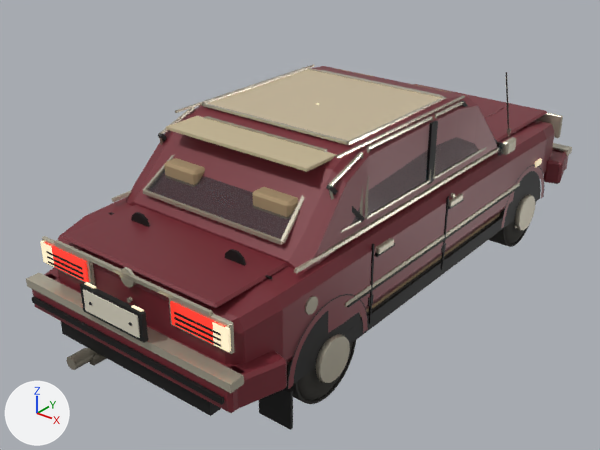
One commit to the glTF model assets/raw/vehicles/car.glb: the scene before it, then after it.
Rendered twice from a 50 mm camera at (3.3, -4.66, 3.18) aimed at (-0.13, -0.38, 0.53). Every picture has the same lights, and +X, +Y and +Z are marked at lower left. The first picture is the older version. Where no turn or scale is listed for an object, it has been applied to the vertices. Vertices at exactly the same position are counted once.

The first picture shows 'Car_Chrome', 'Car_Glass', 'Car_Interior', 'Car_LightR', 'Car_LightW', 'Car_Paint', 'Car_Plate', 'Car_Trim', 'Wheel_FR', 'Wheel_RR' and 1 more.
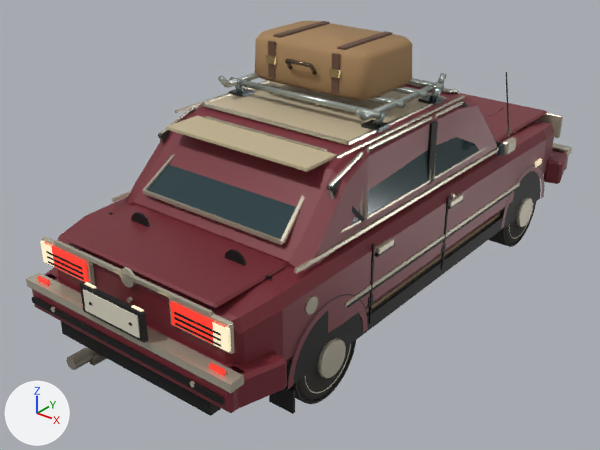
Changed parts and their boxes [x1, y1, x2, y2] in the pictures (600 x 450 px; the box of a moved part takes in the faces that stretch with it):
'Car_Trim', reshaped
    before: [32, 67, 544, 430]
    after: [32, 72, 544, 416]
'Travel case', added
    after: [255, 21, 412, 100]
'Car_Glass', surface changed
    both: [148, 120, 504, 239]
'Car_Interior', reshaped (mostly hidden)
    before: [164, 68, 500, 317]
    after: [166, 116, 500, 317]
'Rain gutter roof rack and hardware', added
    after: [218, 55, 447, 133]
'Leather case straps', added
    after: [268, 21, 392, 93]
part 1 of me_p_125, moved or reshaped (not visible afterwards)
    before: [164, 158, 205, 185]
part 2 of me_p_125, moved or reshaped (not visible afterwards)
    before: [252, 187, 298, 217]
part 3 of me_p_100, added
    after: [37, 276, 50, 286]
part 4 of me_p_100, added
    after: [209, 363, 226, 376]
part 5 of me_p_004, added
    after: [269, 386, 295, 414]
part 6 of me_p_004, moved or reshaped (not visible afterwards)
    before: [259, 388, 293, 430]
part 7 of me_p_004, added
    after: [163, 108, 367, 150]

Edits to the bpy script that builds the scene:
```text
Change mat_carglass:
    mat_carglass.alpha: 0.52 -> 1.0
Add mat_carglass_001:
    mat_carglass_001 = bpy.data.materials.new('CarGlass.001')
    # nodes: BsdfPrincipled, Mix, OutputMaterial, VertexColor
    # colours: dark cyan #2c4247, mixed with the vertex colours
Add mat_case_canvas:
    mat_case_canvas = bpy.data.materials.new('Case canvas')
    mat_case_canvas.use_nodes = True; mat_case_canvas.node_tree.nodes.clear()
    _N = mat_case_canvas.node_tree.nodes; _L = mat_case_canvas.node_tree.links
    n0 = _N.new('ShaderNodeBsdfPrincipled'); n0.name = 'Principled BSDF'
    n0.inputs[2].default_value = 0.86  # 'Roughness'
    n1 = _N.new('ShaderNodeOutputMaterial'); n1.name = 'Material Output'
    n2 = _N.new('ShaderNodeVertexColor'); n2.name = 'Color Attribute'
    _L.new(n0.outputs[0], n1.inputs[0])  # 'BSDF' to 'Surface'
    _L.new(n2.outputs[0], n0.inputs[0])  # 'Color' to 'Base Color'
Add mat_rack_chrome:
    mat_rack_chrome = bpy.data.materials.new('Rack chrome')
    mat_rack_chrome.use_nodes = True; mat_rack_chrome.node_tree.nodes.clear()
    _N = mat_rack_chrome.node_tree.nodes; _L = mat_rack_chrome.node_tree.links
    n0 = _N.new('ShaderNodeBsdfPrincipled'); n0.name = 'Principled BSDF'
    n0.inputs[1].default_value = 0.72  # 'Metallic'
    n0.inputs[2].default_value = 0.26  # 'Roughness'
    n1 = _N.new('ShaderNodeOutputMaterial'); n1.name = 'Material Output'
    n2 = _N.new('ShaderNodeVertexColor'); n2.name = 'Color Attribute'
    _L.new(n0.outputs[0], n1.inputs[0])  # 'BSDF' to 'Surface'
    _L.new(n2.outputs[0], n0.inputs[0])  # 'Color' to 'Base Color'
Add mat_oiled_leather:
    mat_oiled_leather = bpy.data.materials.new('Oiled leather')
    mat_oiled_leather.use_nodes = True; mat_oiled_leather.node_tree.nodes.clear()
    _N = mat_oiled_leather.node_tree.nodes; _L = mat_oiled_leather.node_tree.links
    n0 = _N.new('ShaderNodeBsdfPrincipled'); n0.name = 'Principled BSDF'
    n0.inputs[2].default_value = 0.69  # 'Roughness'
    n1 = _N.new('ShaderNodeOutputMaterial'); n1.name = 'Material Output'
    n2 = _N.new('ShaderNodeVertexColor'); n2.name = 'Color Attribute'
    _L.new(n0.outputs[0], n1.inputs[0])  # 'BSDF' to 'Surface'
    _L.new(n2.outputs[0], n0.inputs[0])  # 'Color' to 'Base Color'
Change me_p_125:
    remove me_p_125.from_pydata(...)  # 440 vertices, 764 faces; spans x -0.8..0.8, y -2.25..0.4, z -0.47..0.59
    add me_p_125.from_pydata(...)  # 456 vertices, 788 faces; spans x -0.8..0.8, y -2.25..0.4, z -0.47..0.59
    me_p_125 part 1: 24 vertices moved from x -0.53..-0.23, y -1.9..-1.78, z 0.19..0.37 to x -0.53..-0.23, y -1.95..-1.83, z 0.07..0.21
    me_p_125 part 2: 24 vertices moved from x 0.23..0.53, y -1.9..-1.78, z 0.19..0.37 to x 0.23..0.53, y -1.95..-1.83, z 0.07..0.21
    other edits to the shape of me_p_125 do not show in these pictures
Change me_p_100:
    remove me_p_100.from_pydata(...)  # 16 vertices, 24 faces; spans x -0.2..1.32, y -0.01..0.01, z -0.07..0.07
    add me_p_100.from_pydata(...)  # 32 vertices, 48 faces; spans x -0.23..1.35, y -0.07..0.01, z -0.21..0.07
    me_p_100 part 3: a new loose piece, a box spanning x -0.23..-0.13, y -0.07..-0.05, z -0.205..-0.155, in mat_carlampr (red #8f1f1a, glowing red #ed3526)
    me_p_100 part 4: a new loose piece, a box spanning x 1.25..1.35, y -0.07..-0.05, z -0.205..-0.155, in mat_carlampr (red #8f1f1a, glowing red #ed3526)
Change me_p_004:
    remove me_p_004.from_pydata(...)  # 1066 vertices, 1568 faces; spans x -0.91..0.91, y -3.3..1.16, z -0.87..0.56
    add me_p_004.from_pydata(...)  # 1162 vertices, 1680 faces; spans x -0.9..0.9, y -3.3..1.16, z -0.81..0.56
    me_p_004 part 5: a new loose piece, a box spanning x 0.69..0.87, y -2.76..-2.74, z -0.815..-0.655, in mat_cartrim
    me_p_004 part 6: the loose piece of 8 vertices spanning x 0.67..0.91, y -2.83..-2.81, z -0.87..-0.61 is scaled about its middle by (3.83, 0.495, 0.0254), then moved by (-0.79, 0.61, 0.96)
    me_p_004 part 7: 32 vertices added at x -0.73..0.73, y -2.48..-0.19, z 0.07..0.5
    other edits to the shape of me_p_004 do not show in these pictures
    add me_p_004.materials.append(mat_carglass_001)
Add ob_travel_case:
    ob_travel_case = bpy.data.objects.new('Travel case', me_travel_case)  # 160 vertices, 316 faces; spans x -0.515..0.465, y -0.48..0.18, z 1.59..1.89
    ob_travel_case.location = (0.0, 0.0, 0.0)
Add ob_rain_gutter_roof_rack_and_hardware:
    ob_rain_gutter_roof_rack_and_hardware = bpy.data.objects.new('Rain gutter roof rack and hardware', me_rain_gutter_roof_rack_and_hardware)  # 314 vertices, 536 faces; spans x -0.641..0.641, y -0.706..0.359, z 1.418..1.794
    ob_rain_gutter_roof_rack_and_hardware.location = (0.0, 0.0, 0.0)
Add ob_leather_case_straps:
    ob_leather_case_straps = bpy.data.objects.new('Leather case straps', me_leather_case_straps)  # a box spanning x -0.318..-0.262, y -0.425..0.125, z 1.888..1.902; a box spanning x -0.318..-0.262, y -0.482..-0.466, z 1.621..1.871; a box spanning x -0.318..-0.262, y 0.162..0.18, z 1.621..1.871; a box spanning x 0.212..0.268, y -0.425..0.125, z 1.888..1.902; a box spanning x 0.212..0.268, y -0.482..-0.466, z 1.621..1.871; a box spanning x 0.212..0.268, y 0.162..0.18, z 1.621..1.871
    ob_leather_case_straps.location = (0.0, 0.0, 0.0)
```
